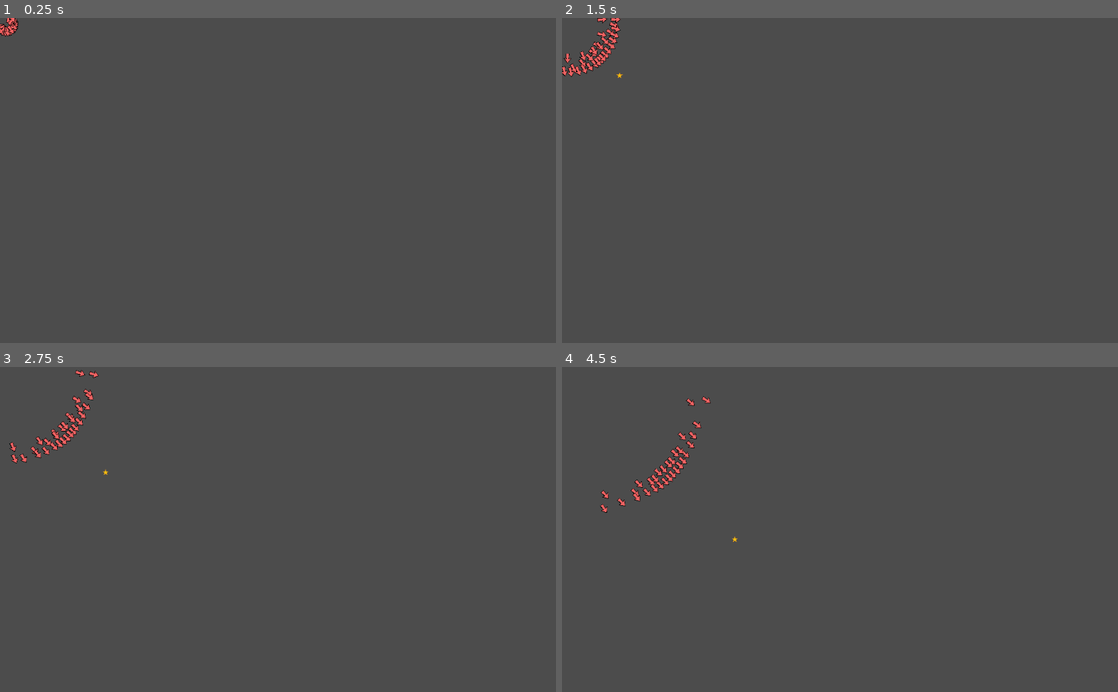
Above: before the commit, frames 1-4 (two rows, left to right).
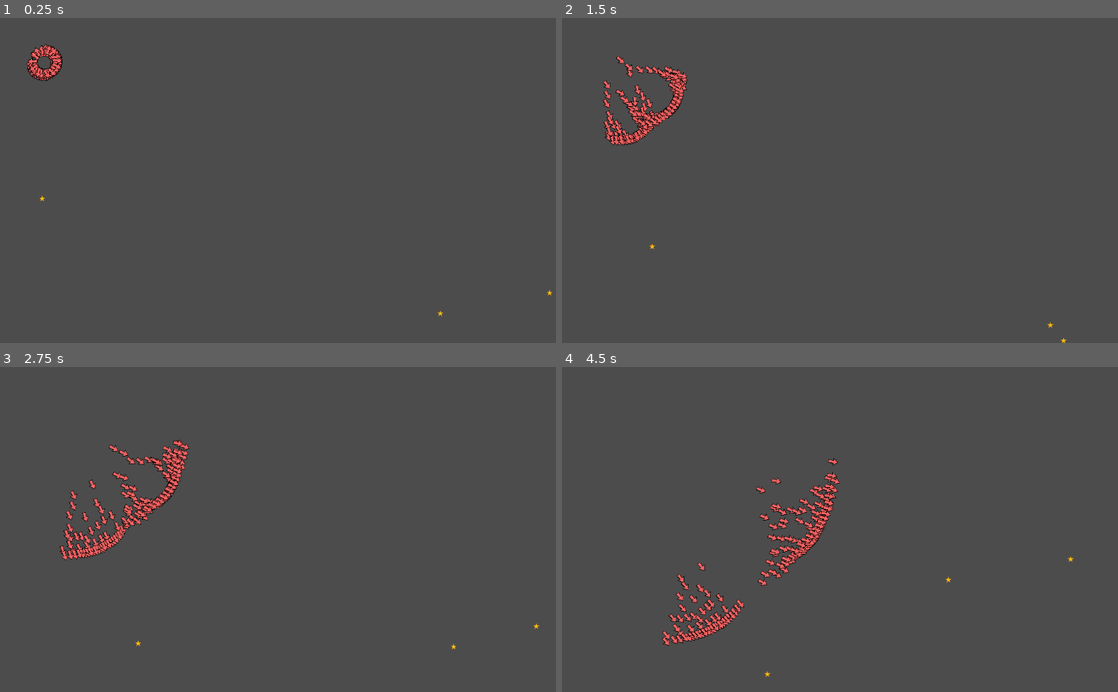
Above: after the commit, the same moments.

Repository: mrdunk/adventuresInGodot
Game: Godot game, scene res://Stage.tscn
The game is run twice, just before and just after one commit, with the same random seed, the same clock (stepped at 60 frames per second) and the same inputs.
Inputs:
- Up to frame 1 (0.25 s): no input
- Up to frame 2 (1.5 s): no input
- Up to frame 3 (2.75 s): no input
- Up to frame 4 (4.5 s): no input

The runs differ from the first frame. In frame 1, 0.6% of the frame differs, in the area x 0-100%, y 0-92%; in frame 2, 2.0%; in frame 3, 2.7%; in frame 4, 3.0%, in the area x 6-92%, y 8-96%.

Commit message:
Multiple squads working.

Diff:
--- a/Stage.gd
+++ b/Stage.gd
@@ -5,10 +5,10 @@
 
 # Called when the node enters the scene tree for the first time.
 func _ready():
-	#common_data.add_squad(2)
-	#common_data.add_squad(5)
-	common_data.add_squad(30)
-	#common_data.add_squad(1)
+	common_data.add_squad(50)
+	common_data.add_squad(75)
+	#common_data.add_squad(100)
+	common_data.add_squad(25)
 
 	for squad in common_data.squads.values():
 		squad.scene = SquadHint.instance()
@@ -20,7 +20,7 @@
 # Called every frame. 'delta' is the elapsed time since the previous frame.
 func _process(delta: float):
 	for squad in common_data.squads.values():
-		squad.move(delta)
+		squad.update(delta)
 
 func _on_Stage_resized():
 	common_data.window_size = get_viewport_rect().size
--- a/actor.gd
+++ b/actor.gd
@@ -12,25 +12,26 @@
 export(int) var agility := 0
 export(int) var stamina := 0
 export(Resource) var scene = null
+var config: Dictionary
+var neighbours := {}
 
-var neighbours := {}
-var desired_seperation = 100
-
-func _init(_name: String, _speed := 0, _agility := 0, _stamina := 1):
+func _init(_name: String, _config: Dictionary, _speed := 0, _agility := 0, _stamina := 1):
 	name = _name
+	config = _config
 	speed = _speed
 	agility = _agility
 	stamina = _stamina
 
-func update(target: Vector2):
+func update(delta: float, target: Vector2):
 	#print("update %s %s" % [target, seperation()])
 	seperation()
 	self.heading = (
-	                heading * 5
-	                + (target - self.position).normalized() * 0.05
-					#+ Vector2(rand_range(-0.05, 0.05), rand_range(-0.05, 0.05))
-					+ seperation() * 2
-					+ coheasion() * 0.01
+	                heading * config.fade
+	                + (target - self.position).normalized() * config.target
+					+ Vector2(rand_range(-0.05, 0.05), rand_range(-0.05, 0.05)) * config.random
+					+ seperation() * config.seperation
+					+ cohesion() * config.cohesion
+					+ edge_avoid() * config.edge_avoid
 					).normalized()
 	if(position.x <= 0 or position.x >= common_data.window_size.x):
 		position.x = clamp(position.x, 0, common_data.window_size.x)
@@ -39,16 +40,30 @@
 		position.y = clamp(position.y, 0, common_data.window_size.y)
 		heading = heading.reflect(Vector2(1, 0))
 
-	self.position += self.heading
+	self.position += self.heading * delta * speed
 
-func coheasion():
+func edge_avoid():
+	var return_val = Vector2(0, 0)
+	if position.x <= 100:
+		return_val = Vector2((100 - position.x) / 100, 0)
+	elif position.x >= common_data.window_size.x - 100:
+		return_val = Vector2(-(100 + position.x - common_data.window_size.x) / 100, 0)
+
+	if position.y <= 100:
+		return_val += Vector2(0, (100 - position.y) / 100)
+	elif position.y >= common_data.window_size.y - 100:
+		return_val += Vector2(0, -(100 + position.y - common_data.window_size.y) / 100)
+
+	return return_val
+
+func cohesion():
 	if neighbours.size() == 0:
 		return heading
 	var count = 0
 	var sum = Vector2(0, 0)
 	for neighbour in neighbours.values():
 		var dist = position.distance_to(neighbour.position)
-		if dist > desired_seperation:
+		if dist > config.desired_seperation:
 			sum += neighbour.position * dist
 			count += 1
 	if count > 0:
@@ -63,7 +78,7 @@
 		var dist = position.distance_to(neighbour.position)
 		if dist == 0:
 			return Vector2(rand_range(-1, 1), rand_range(-1, 1))
-		if dist < desired_seperation:
+		if dist < config.desired_seperation:
 			mean_heading += (position - neighbour.position).normalized() / dist
 			count += 1
 	if count:
--- a/common_data.gd
+++ b/common_data.gd
@@ -1,23 +1,11 @@
 extends Node
 
-#export(Resource) var actor = load("res://actor.gd")
-
-export(Dictionary) var actors
-export(Dictionary) var squads
+var actors := {}
+var squads := {}
 export var window_size := Vector2()
 
 func add_squad(count := 1):
 	var squad_number = squads.size()
-	var squad_name = "squad_%s" % squad_number
-	var squad = Squad.new(squad_name)
-	for i in range(count):
-		var actor_name = "actor_%s_%s" % [squad_number, i]
-		var actor_instance = Actor.new(actor_name, 100)
-		actors[actor_name] = actor_instance
-		squad.members[actor_name] = actor_instance
-	squads[squad_name] = squad
-	squad.update_members()
+	var squad = Squad.new(count)
 
-	print("---")
-	print(actors)
-	print(squads)
+	print("%s: %s %s" % [squads.size(), squad.name, squad.members.size()])
--- a/squad.gd
+++ b/squad.gd
@@ -6,18 +6,39 @@
 export(Vector2) var position := Vector2()
 export(Vector2) var heading := Vector2(1, 1).normalized()
 export(int) var speed := 100
-export(Dictionary) var members
+var members := {}
 export(Resource) var scene = null
 
-var neighbour_dist := 200
+var config := {
+	"neighbour_dist": 200,
+	"desired_seperation": 100,
+	"seperation": 10,
+	"cohesion": 0.2,
+	"heading": 1,
+	"fade": 5,
+	"target": 0.4,
+	"random": 1,
+	"edge_avoid": 0.5
+}
 
-func _init(_name: String):
-	name = _name
+func _init(count: int):
+	name = "squad_%s" % common_data.squads.size()
+	position.x = rand_range(0, common_data.window_size.x)
+	position.y = rand_range(0, common_data.window_size.y)
+
+	for i in range(count):
+		var actor_name = "actor_%s_%s" % [common_data.squads.size(), i]
+		var actor_instance = Actor.new(actor_name, config, 100)
+		common_data.actors[actor_name] = actor_instance
+		members[actor_name] = actor_instance
+
+	common_data.squads[name] = self
+	update_members(1)
 
 func add_member(member: Actor):
 	members[member.name] = member
 
-func move(delta: float):
+func update(delta: float):
 	position += heading * speed * delta
 
 	if(position.x <= 0 or position.x >= common_data.window_size.x):
@@ -31,14 +52,15 @@
 		return
 	scene.position = position
 
-	update_members()
+	update_members(delta)
 	update_neighbours()
 
-func update_members():
+func update_members(delta: float):
 	for member in members.values():
-		member.update(position)
+		member.update(delta, position)
 
 func update_neighbours():
+	var neighbour_dist_squared = config.neighbour_dist * config.neighbour_dist
 	var members_array = members.values()
 	var neighbours = members_array.duplicate()
 	for member in members_array:
@@ -46,7 +68,6 @@
 	for member in members_array:
 		neighbours.pop_front()
 		for neighbour in neighbours:
-			if(member.position.distance_squared_to(neighbour.position) <
-					neighbour_dist * neighbour_dist):
+			if member.position.distance_squared_to(neighbour.position) < neighbour_dist_squared:
 				member.neighbours[neighbour.name] = neighbour
 				neighbour.neighbours[member.name] = member
--- /dev/null
+++ b/ui/ui.tscn
@@ -0,0 +1,9 @@
+[gd_scene format=2]
+
+[node name="Control" type="Control"]
+anchor_right = 1.0
+anchor_bottom = 1.0
+
+[node name="PanelContainer" type="PanelContainer" parent="."]
+margin_right = 246.0
+margin_bottom = 512.0
Binary file added: exportHTML/adventuresInGodot.png
Not shown, added: exportHTML/adventuresInGodot.png.import
Not shown, added: export_presets.cfg
Not shown, added: exportHTML/adventuresInGodot.html
Not shown, added: exportHTML/adventuresInGodot.js
Not shown, added: exportHTML/adventuresInGodot.pck
Not shown, added: exportHTML/adventuresInGodot.wasm
